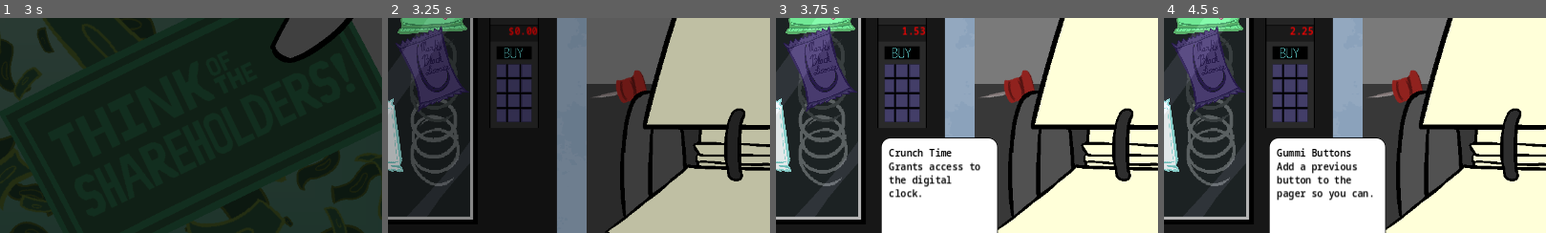
Above: before the commit, frames 1-4 (left to right).
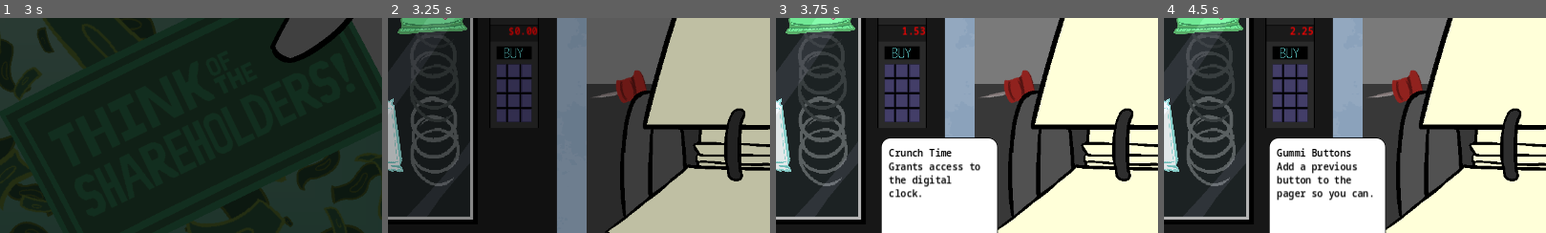
Above: after the commit, the same moments.

Repository: Carth501/team-ferret
Game: Godot game, scene res://scenes/splash/splash_screen_manager.tscn
Same seed, same stepped clock (60 frames per second), same inputs: the game is played once before the commit and once after it. Sound files missing from this copy of the repository are replaced by a short silence.
Inputs (mouse positions are % of the whole screen's width and height, from its top left):
- Up to frame 1 (3 s): tap Enter at 0.5 s; move the mouse to (72, 45) at 0.52 s; click (72, 45) at 0.67 s; drag from (30, 55) to (45, 70) at 1.27 s; move the mouse to (60, 28) at 2.02 s; click (60, 28) at 2.17 s; click (93, 78) at 2.75 s
- Up to frame 2 (3.25 s): no input
- Up to frame 3 (3.75 s): click (21, 18) at 3.5 s
- Up to frame 4 (4.5 s): click (30, 18) at 4.25 s
The pictures show only the part of the screen within x 24-74%, y 24-74%; the shares and areas given below are measured in that part.

Frame 1 is identical in both runs. In frame 2, 3.4% of the frame differs, in the area x 2-22%, y 3-44%; in frame 3, 3.6%; in frame 4, 3.6%.

Commit message:
connect upgrades to cubicle functions

Diff:
--- a/scenes/cubicle.tscn
+++ b/scenes/cubicle.tscn
@@ -817,7 +817,6 @@
 text = "END SHIFT"
 
 [node name="complete level" type="Button" parent="pause curtain"]
-visible = false
 layout_mode = 0
 offset_left = 502.0
 offset_top = 420.0
--- a/scenes/manual.tscn
+++ b/scenes/manual.tscn
@@ -57,6 +57,8 @@
 
 [node name="closePlayer" type="AudioStreamPlayer" parent="."]
 stream = ExtResource("5_ptkdu")
+[node name="Window" type="Window" parent="."]
+visible = false
 
 [connection signal="pressed" from="toggle button" to="." method="toggle_manual_popup"]
 [connection signal="next_page" from="manual_book" to="." method="next_page"]
--- a/scenes/vending_machine.tscn
+++ b/scenes/vending_machine.tscn
@@ -212,6 +212,7 @@
 scale = Vector2(2, 2)
 
 [node name="bookmarks" type="Button" parent="upgrades" node_paths=PackedStringArray("check_mark")]
+visible = false
 layout_mode = 0
 offset_left = 126.0
 offset_top = 203.0
--- a/scripts/cubicle.gd
+++ b/scripts/cubicle.gd
@@ -79,6 +79,7 @@
 	populate_error_factory()
 	configure_level_settings()
 	tutorial_init()
+	upgrade_init()
 
 func get_level():
 	var level_list = data.level_data
@@ -309,3 +310,11 @@
 		add_child(node_tutorial)
 
 		node_tutorial.set_cubicle(self)
+
+func upgrade_init():
+	if(!current_level.metadata.has("tutorial") || !current_level.metadata.tutorial):
+		var active_save = save_handler_single.active_save
+		var upgrades = active_save.upgrades
+		level_clock_handler.visible = upgrades.has("digital_clock") && upgrades.digital_clock
+		pager_ref.toggle_extra_button(upgrades.has("pager_buttons") && upgrades.pager_buttons)
+		manual_instance.set_windowed_mode(upgrades.has("manual_window") && upgrades.manual_window)
--- a/scripts/manual.gd
+++ b/scripts/manual.gd
@@ -8,6 +8,7 @@
 @onready var close_player = $closePlayer as AudioStreamPlayer
 @onready var flick_player = $flickPlayer as AudioStreamPlayer
 @onready var turn_player = $turnPlayer as AudioStreamPlayer
+@onready var window = $Window
 
 var pages: Array = []
 var current_page_index = 0
@@ -24,6 +25,11 @@
 	r_header = manual_book.right_header
 	r_body = manual_book.right_text
 
+func set_windowed_mode(setting: bool):
+	if(setting):
+		window.add_child(manual_book)
+	else:
+		window.visible = false
 
 func toggle_manual_popup():
 	manual_book.visible = !manual_book.visible
--- a/scripts/pager.gd
+++ b/scripts/pager.gd
@@ -3,6 +3,7 @@
 
 @onready var prev_spr = $PrevSpr as AnimatedSprite2D
 @onready var next_spr = $NextSpr as AnimatedSprite2D
+@onready var prev_btn = $"Prev Button"
 
 @export var error_code_display: Label
 var error_hexes: Array[String] = []
@@ -69,3 +70,7 @@
 			return index
 		index += 1
 	return -1
+
+func toggle_extra_button(on: bool):
+	prev_btn.visible = on
+	prev_spr.visible = on
Not shown: 1 places in scenes/upgrade_popup.tscn that only renumber resources
Not shown: 1 places in scenes/vending_machine.tscn that only renumber resources
